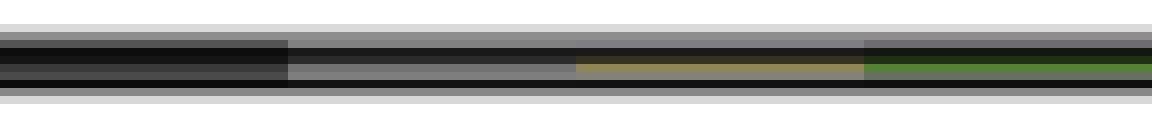
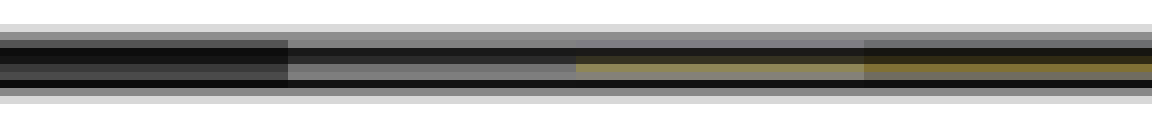
Layer changes from the first 1152×128 image to the second:
painted on "frame_right" over [864, 56, 1152, 80]
